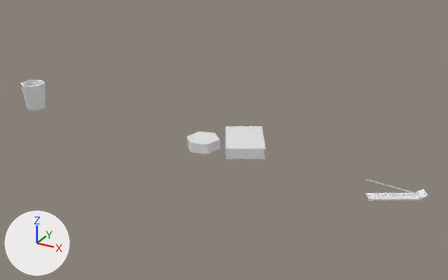
The FBX model Assets/Art/FBX/Character03_Assets.fbx as it was, and as the next commit left it.
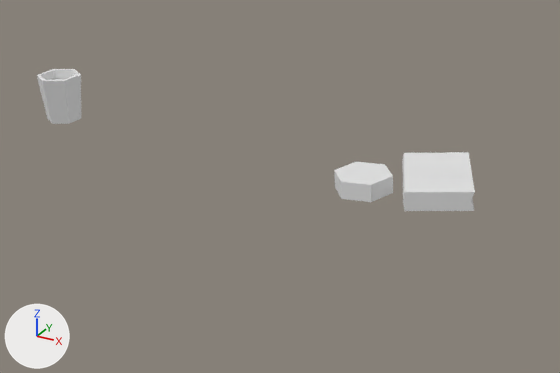
There are two pictures of each version: one whole from a 50 mm camera at (5.71, -17.21, 11.99) aimed at (-2.31, -2.62, 4.7), one close up on the part from 0% to 70% of the width and 15% to 89% of the height. Lighting does not change. The marker at lower left points along +X, +Y and +Z. The last two pictures show the newer version. Where no turn or scale is listed for an object, it has been applied to the vertices.

The scene before the commit, as lines of its bpy script (objects in view):
```python
me_circle_001 = bpy.data.meshes.new('Circle.001')
me_circle_001.from_pydata(...)  # 38 vertices, 31 faces; spans x -0.484..0.484, y -0.482..0.482, z 0.0..0.304
me_cube = bpy.data.meshes.new('Cube')
me_cube.from_pydata(...)  # 30 vertices, 27 faces; spans x -0.9..0.88, y -0.99..0.98, z -0.16..0.17
me_cylinder_006 = bpy.data.meshes.new('Cylinder.006')
me_cylinder_006.from_pydata(...)  # 24 vertices, 20 faces; spans x -0.36..0.36, y -0.415..0.415, z -0.335..0.544
ob_mesh_book = bpy.data.objects.new('Mesh_Book', me_cube)
ob_mesh_book.location = (-1.81, -2.26, 4.6)
ob_mesh_box = bpy.data.objects.new('Mesh_Box', me_circle_001)
ob_mesh_box.location = (-2.87, -2.87, 4.44)
ob_mesh_glass01 = bpy.data.objects.new('Mesh_Glass01', me_cylinder_006)
ob_mesh_glass01.location = (-9.59, -2.78, 4.78)
```
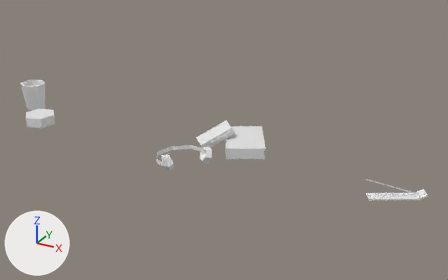
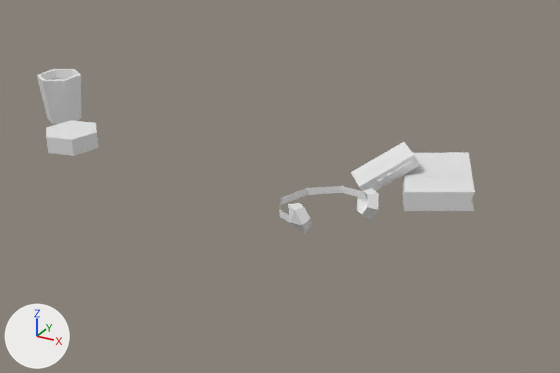
Where the change shows, as pixel boxes (x1, y1, x2, y2) in the close-ups (560 x 373 px):
'Mesh_Box', moved: before (334, 162, 393, 202); after (46, 120, 98, 156)
'Mesh_Walkman', added: after (351, 142, 420, 191)
'Mesh_Headphones', added: after (279, 186, 379, 233)

What the commit changed:
Mesh me_circle_002 is new.
It has 42 vertices, 42 faces and spans x -0.74..0.93, y -0.92..0.74, z -0.1..0.33.
Mesh me_cube_001 is new.
It has 48 vertices, 36 faces and spans x -0.575..0.575, y -0.573..0.573, z -0.324..0.324.
Object 'Mesh_Box' (ob_mesh_box) moves from (-2.87, -2.87, 4.44) to (-8.45, -3.72, 4.44).
Object 'Mesh_Headphones' (ob_mesh_headphones) is new; it shows me_circle_002.
Its location is (-3.03, -3.82, 4.48).
Object 'Mesh_Walkman' (ob_mesh_walkman) is new; it shows me_cube_001.
Its location is (-2.6, -2.62, 4.78).
